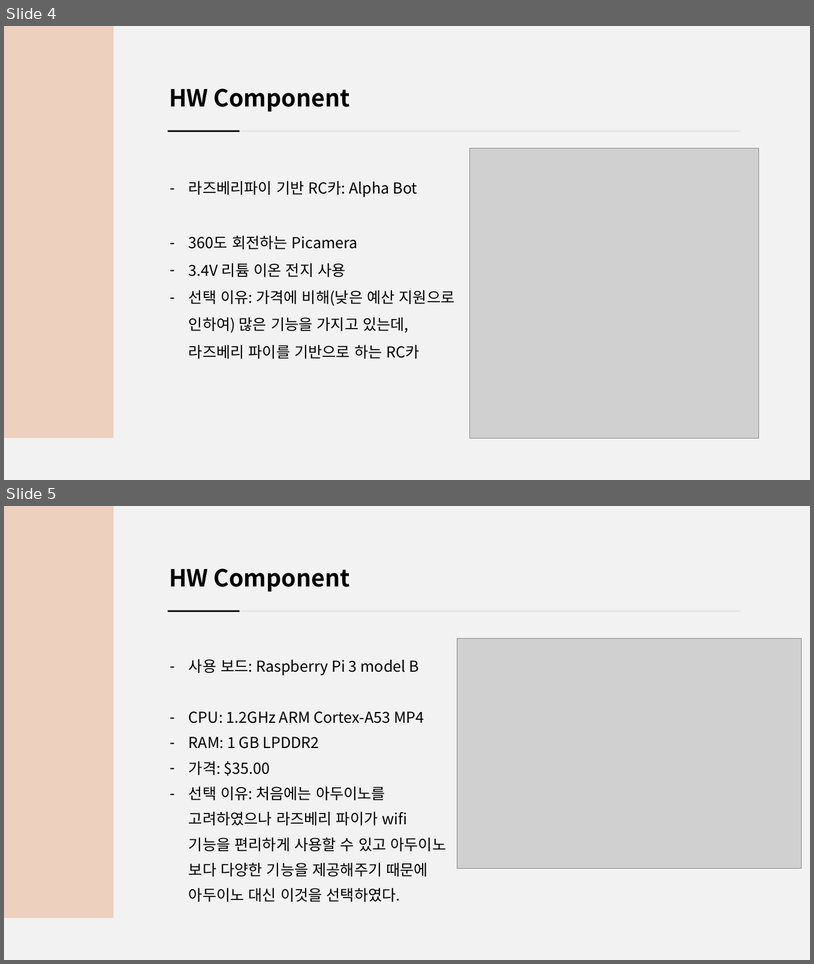
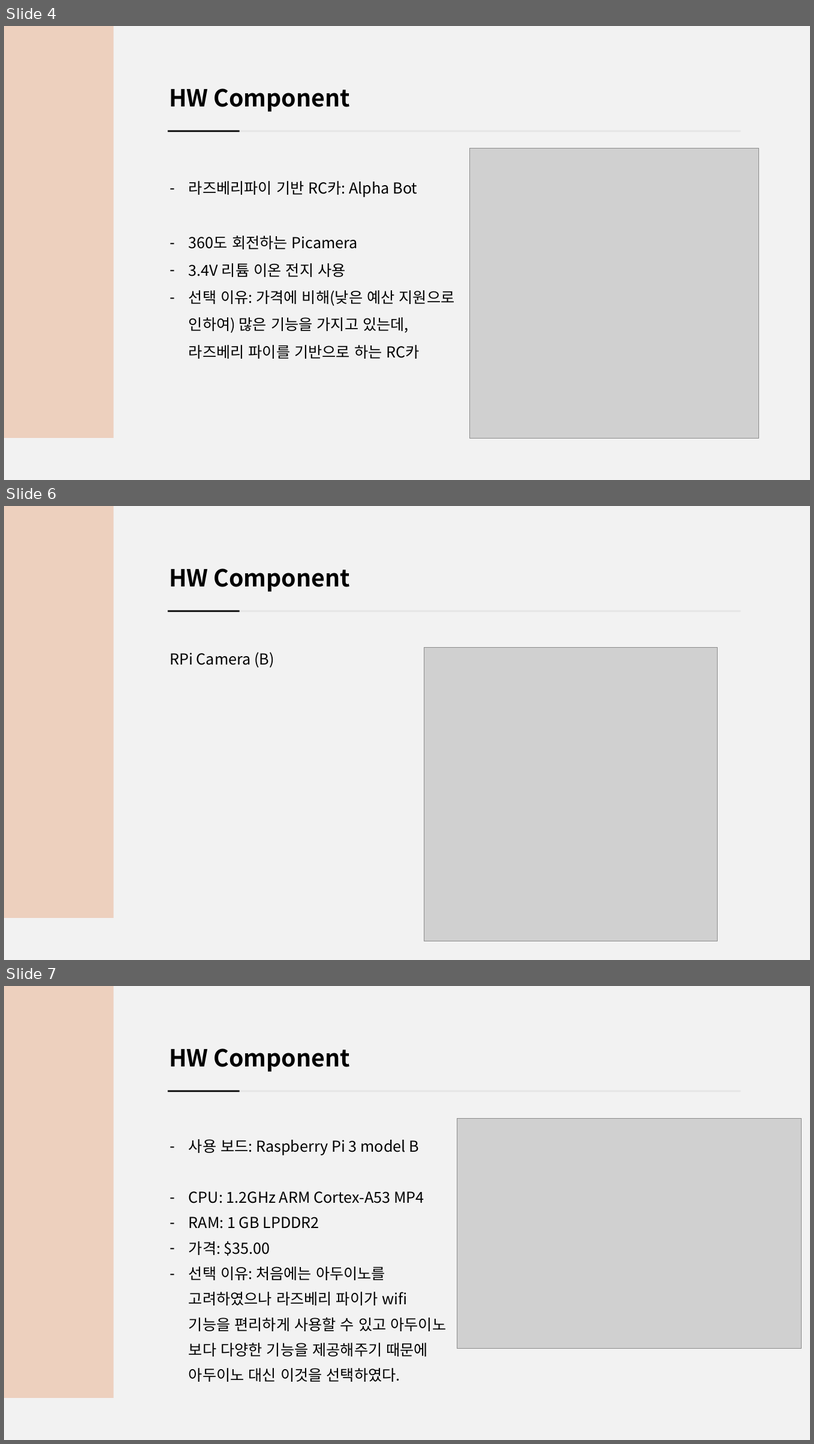
Before and after one commit to jsotouto/ICARUS, a slide deck: 경북과고 ICARUS 통합 PPT.pptx. Shown one above the other, each under a label of ours: slides 4 and 5 before the commit, slides 4, 6 and 7 after it; the slides between them are not shown. The pictures are 814x964 and 814x1444 pixels, drawn with LibreOffice and Linux fonts; fonts in the diff are those of the drawing; grey boxes stand for pictures. Boxes give left, top, right and bottom in pixels: in the first picture for what was removed or moved away, otherwise in the second. Text is boxed around its words. In the diff, an @@ line names an element or a change of style, - is before the commit and + after.

```diff
--- a/경북과고 ICARUS 통합 PPT.pptx
+++ b/경북과고 ICARUS 통합 PPT.pptx
@@ slide 6 added at (4,506,810,960), background #F2F2F2 @@
@@ rectangle added at (4,506,113,918), fill #EDD0BE @@
@@ text added at (169,568,350,592), 28 pt, text #000000, bold @@
+HW Component
@@ line added from (167, 611) to (741, 611), #E5E5E5 2 pt @@
@@ line added from (168, 611) to (240, 611), #000000 2 pt @@
@@ picture added at (425,648,718,941) @@
@@ text added at (170,652,275,667), 18 pt, text #000000 @@
+RPi Camera (B)
@@ what was slide 5 is now slide 7 @@
```
Also in this commit, not shown: 3 slides changed, 5 other slides added.
